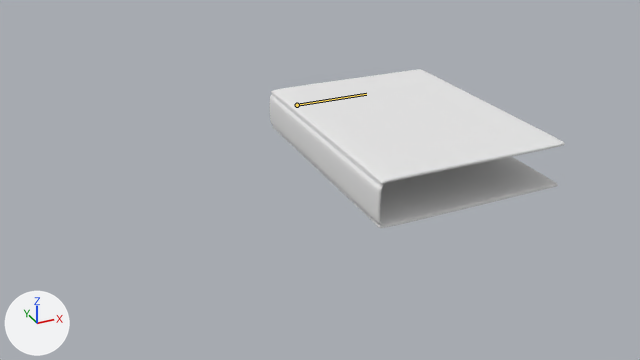
Two versions of the Blender file Assets/models/house/floor02/secret_room_sw/book01.blend, one commit apart.
One viewpoint serves both versions: the file's camera 'Camera'. Lighting does not change. The marker at lower left points along +X, +Y and +Z. Both versions are drawn at the pose saved in each file; the numbers are the values there. The bones that change are drawn over the model as lines.

Objects in the first picture: 'cover.000'.
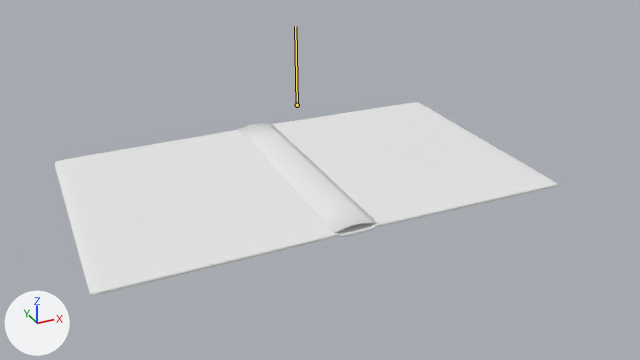
ob_lat_binding is not drawn itself; it is used by a modifier of ob_binding.

Diff of the bpy script that builds the scene:
```diff
--- a/Assets/models/house/floor02/secret_room_sw/book01.blend.py
+++ b/Assets/models/house/floor02/secret_room_sw/book01.blend.py
@@ bone_controller @@
 bone_controller = bpy.data.objects['book01_armature'].pose.bones['controller']  # child of 'master'
-bone_controller.rotation_quaternion = (0.708, 0.706, 0.0, 0.0)  # degrees (90, 0, 0)
+bone_controller.rotation_quaternion = (1.0, 0.0, 0.0, 0.0)  # degrees (0, 0, 0)
```

Pixel boxes (x1, y1, x2, y2) of what changed, in the pictures (640 x 360 px):
'cover.000', posed (70% wider, 21% taller)
    before: (270, 69, 565, 228)
    after: (55, 102, 558, 295)
'binding', now drawn
    after: (238, 123, 377, 233)
bone 'controller', root to tip
    before: (297, 105) to (366, 94)
    after: (297, 105) to (295, 26)
